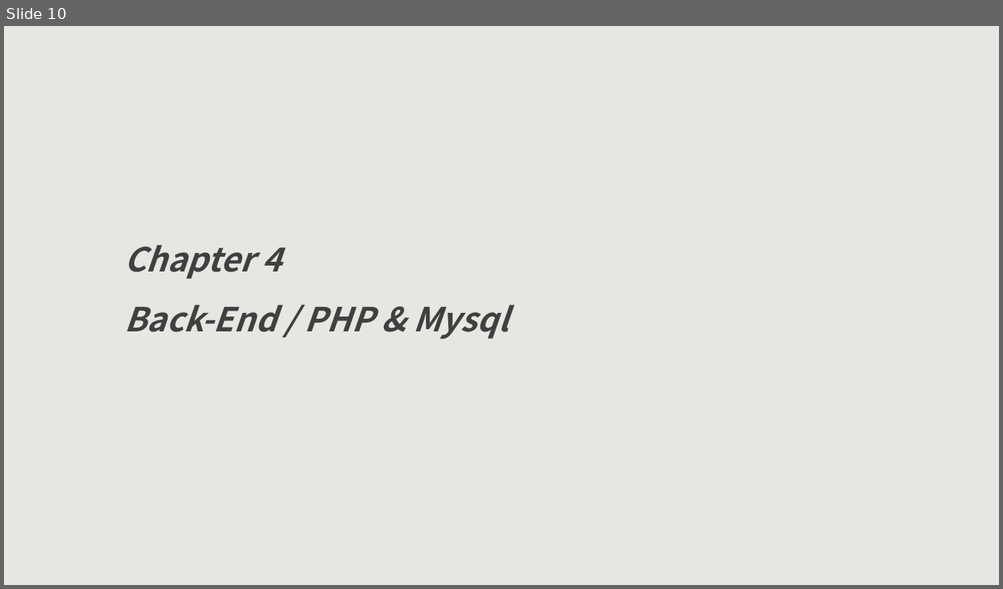
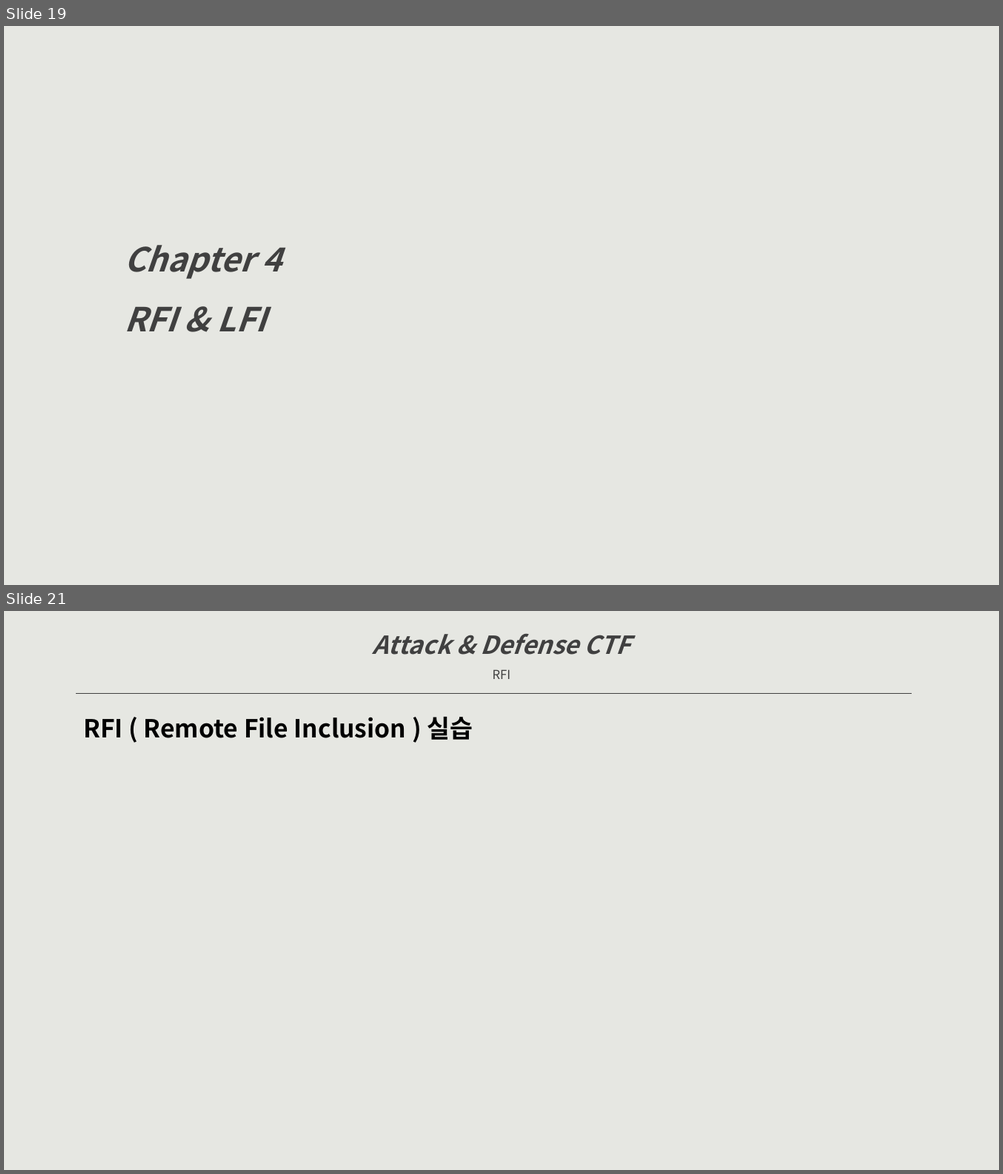
Before and after one commit to raxkson/kisec, a slide deck: Doc/Attack&Defense CTF-secu.pptx. Shown one above the other, each under a label of ours: slide 10 before the commit, slides 19 and 21 after it; the slides between them are not shown. The pictures are 1003x589 and 1003x1174 pixels, drawn with LibreOffice and Linux fonts; fonts in the diff are those of the drawing. Boxes give left, top, right and bottom in pixels: in the first picture for what was removed or moved away, otherwise in the second. Text is boxed around its words. In the diff, an @@ line names an element or a change of style, - is before the commit and + after.

```diff
--- a/Doc/Attack&Defense CTF-secu.pptx
+++ b/Doc/Attack&Defense CTF-secu.pptx
@@ slide 21 added at bbox=[4, 611, 999, 1170], background #E6E7E2 @@
@@ text added at bbox=[373, 633, 630, 679], 24 pt, text #404040, bold, italic @@
+Attack & Defense CTF
+RFI
@@ line added from (77, 694) to (912, 694), #404040 0.5 pt @@
@@ text added at bbox=[83, 717, 472, 740], 24 pt, text #000000, bold @@
+RFI ( Remote File Inclusion ) 실습
@@ what was slide 10 is now slide 19 @@
@@ slide 19 changed as well @@
@@ text at bbox=[124, 307, 266, 332]: text changed @@
-Back-End / PHP & Mysql
+RFI & LFI
```
Also in this commit, not shown: 4 other slides changed, 36 other slides added, 5 slides removed.
